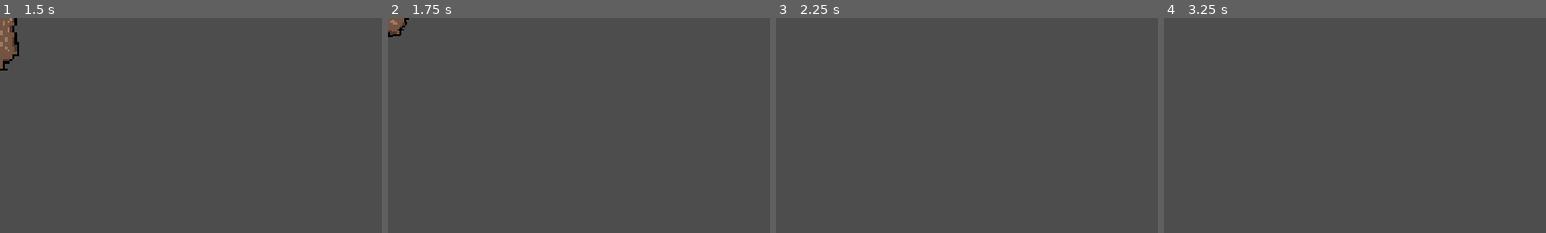
Above: before the commit, frames 1-4 (left to right).
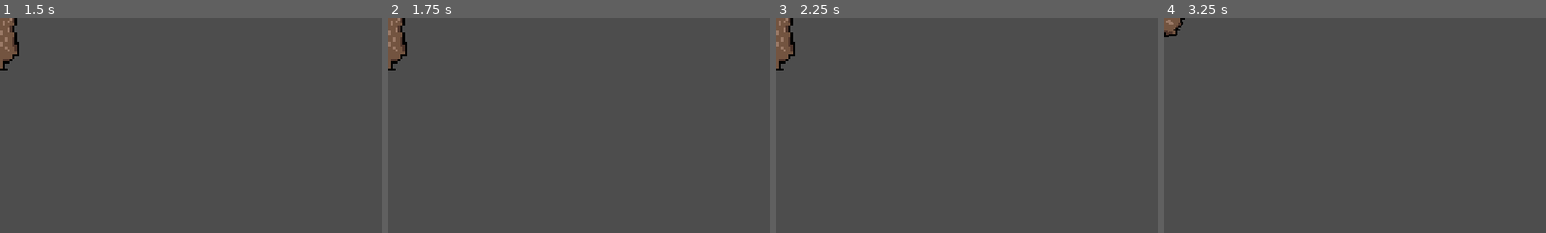
Above: after the commit, the same moments.

Repository: Tony-Villa/cat_run_game
Game: Godot game, scene res://Units/deer.tscn
Same seed, same stepped clock (60 frames per second), same inputs: the game is played once before the commit and once after it. This scene is started directly instead of the project's main scene.
Inputs:
- Up to frame 1 (1.5 s): tap Enter at 0.5 s; hold D (right) 0.53-1.28 s; hold Space (dash) 0.53-1.28 s; hold S (down) from 1.28 s (still down); tap Space (dash) at 1.35 s
- Up to frame 2 (1.75 s): keep holding S (down)
- Up to frame 3 (2.25 s): tap Enter at 2 s; release S (down) at 2.03 s; hold D (right) from 2.03 s (still down); hold Space (dash) from 2.03 s (still down)
- Up to frame 4 (3.25 s): release D (right) at 2.78 s; release Space (dash) at 2.78 s; hold W (up) from 2.78 s (still down); tap Space (dash) at 2.85 s
The pictures show only the part of the screen within x 0-50%, y 0-50%; the shares and areas given below are measured in that part.

Frame 1 is identical in both runs. In frame 2, 0.8% of the frame differs, in the area x 0-6%, y 0-25%; in frame 3, 1.0%, in the area x 0-5%, y 0-25%; in frame 4, 0.4%.

Commit message:
Added logic for animating deer.

Diff:
--- a/Units/deer.gd
+++ b/Units/deer.gd
@@ -28,6 +28,7 @@
 
 
 func process_idle(delta):
+	$AnimatedSprite2D.play("grazing")
 	move_cooldown += delta
 	if move_cooldown > move_cooldown_rate:
 		move_time = 0
@@ -36,6 +37,7 @@
 
 
 func process_move(delta):
+	$AnimatedSprite2D.play("walk")
 	move_time += delta
 	if move_time > move_time_rate:
 		move_cooldown = 0
--- a/Units/deer.tscn
+++ b/Units/deer.tscn
@@ -23,7 +23,7 @@
 }],
 "loop": true,
 "name": &"grazing",
-"speed": 0.5
+"speed": 2.0
 }, {
 "frames": [{
 "duration": 1.0,
@@ -70,11 +70,12 @@
 script = ExtResource("1_1tun5")
 base_speed = 100
 move_time_rate = 2.0
-move_cooldown_rate = 1.5
+move_cooldown_rate = 3.0
 
 [node name="AnimatedSprite2D" type="AnimatedSprite2D" parent="."]
 sprite_frames = SubResource("SpriteFrames_rhnh6")
 animation = &"grazing"
+frame_progress = 0.379967
 
 [node name="CollisionShape2D" type="CollisionShape2D" parent="."]
 position = Vector2(0, 6)
